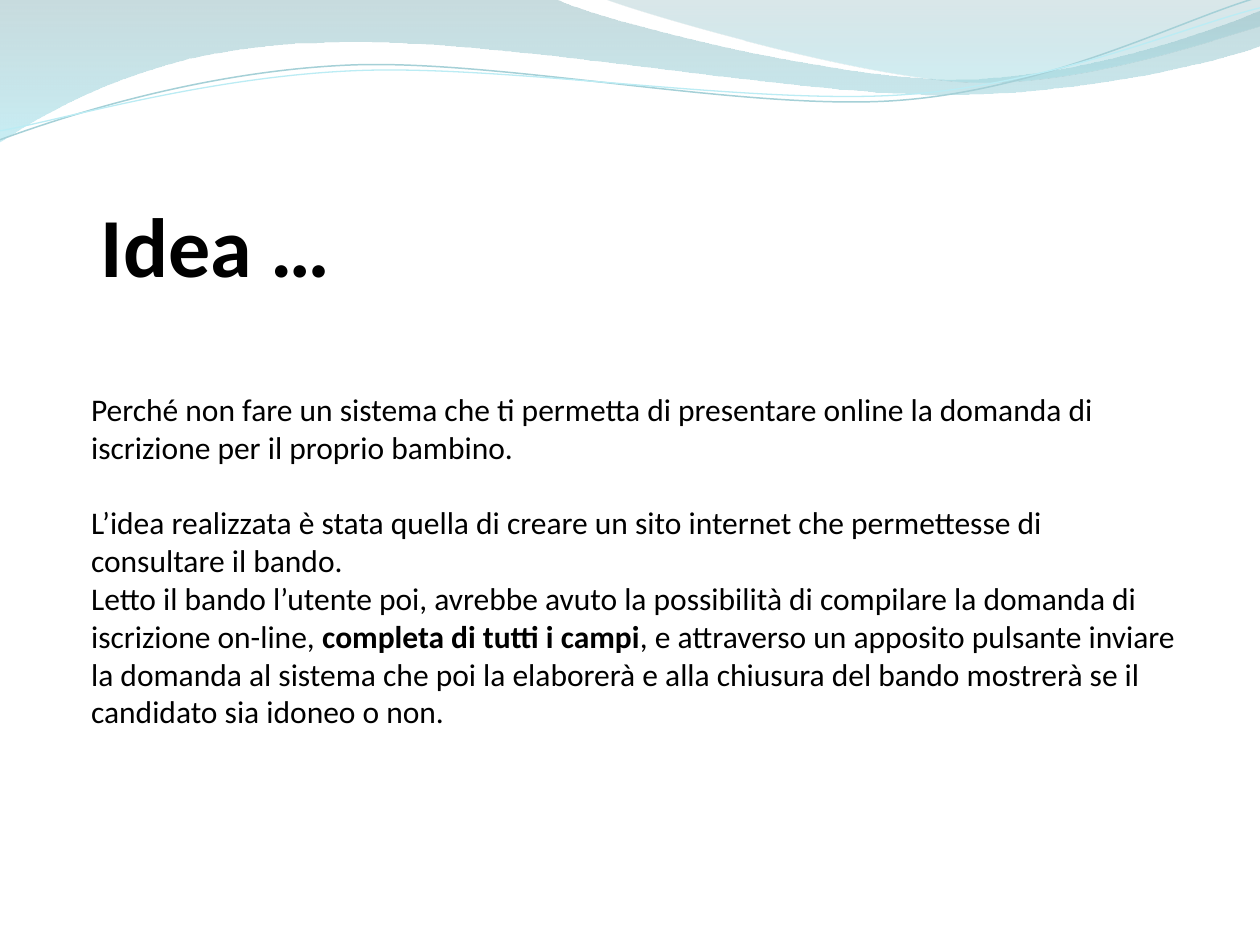
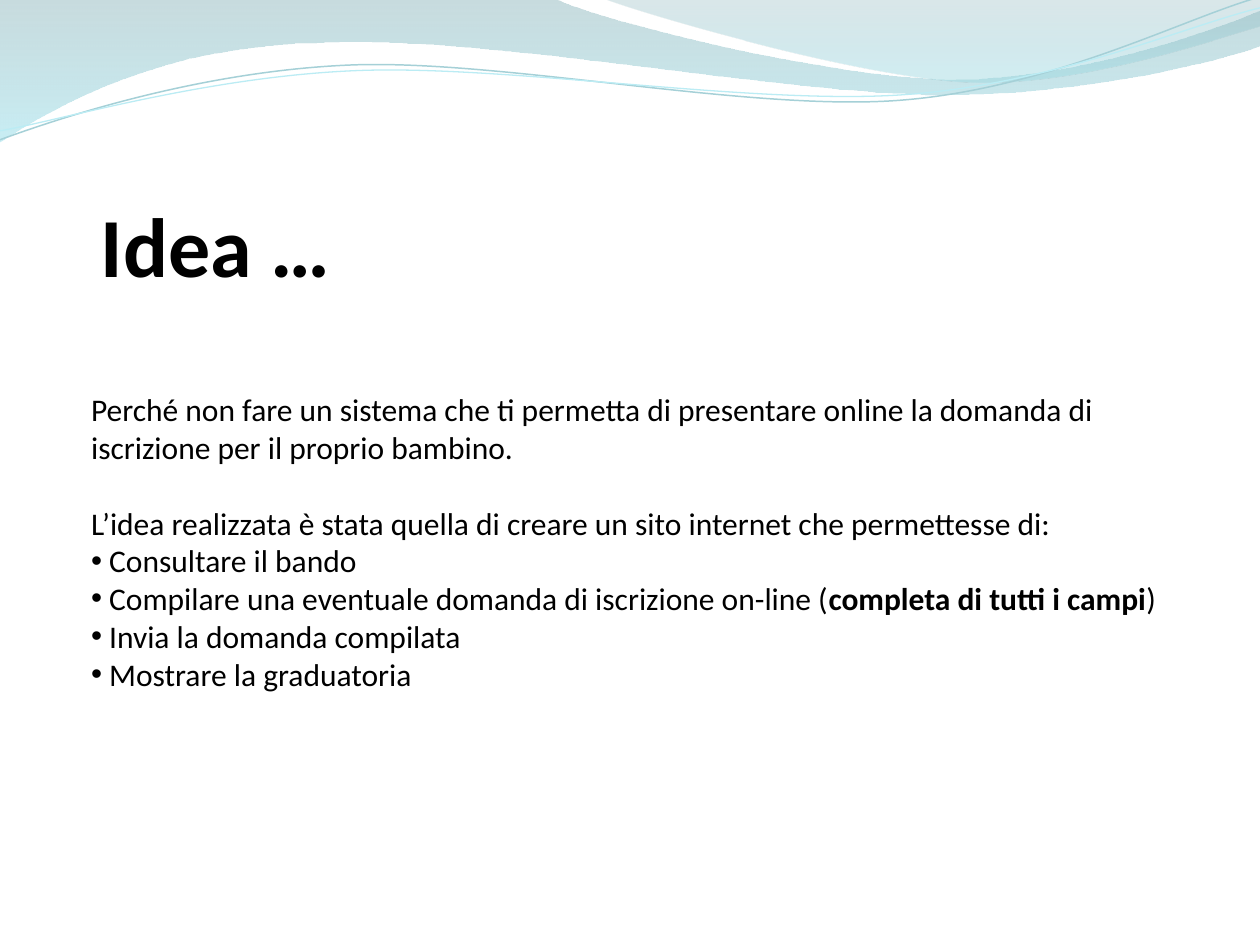
Before and after one commit to ammirate/at-silo, a slide deck: slide 3 of Presentazione/Atsilo1/Barba/Atsilo_A_PresentazioneAntonio Barba.pptx. Drawn at 1260x945 pixels with LibreOffice and Linux fonts; fonts in the diff are those of the drawing. Boxes give left, top, right and bottom in pixels: in the first picture for what was removed or moved away, otherwise in the second. Text is boxed around its words. In the diff, an @@ line names an element or a change of style, - is before the commit and + after.

Commit message:
Presentazione completa

```diff
--- a/Presentazione/Atsilo1/Barba/Atsilo_A_PresentazioneAntonio Barba.pptx
+++ b/Presentazione/Atsilo1/Barba/Atsilo_A_PresentazioneAntonio Barba.pptx
@@ text at [91, 513, 1156, 692]: text changed @@
-L’idea realizzata è stata quella di creare un sito internet che permettesse di consultare il bando.
-Letto il bando l’utente poi, avrebbe avuto la possibilità di compilare la domanda di iscrizione on-line, completa di tutti i campi, e attraverso un apposito pulsante inviare la domanda al sistema che poi la elaborerà e alla chiusura del bando mostrerà se il candidato sia idoneo o non.
+L’idea realizzata è stata quella di creare un sito internet che permettesse di:
+• Consultare il bando
+• Compilare una eventuale domanda di iscrizione on-line (completa di tutti i campi)
+• Invia la domanda compilata
+• Mostrare la graduatoria
```
Also in this commit, not shown: 4 other slides changed.
